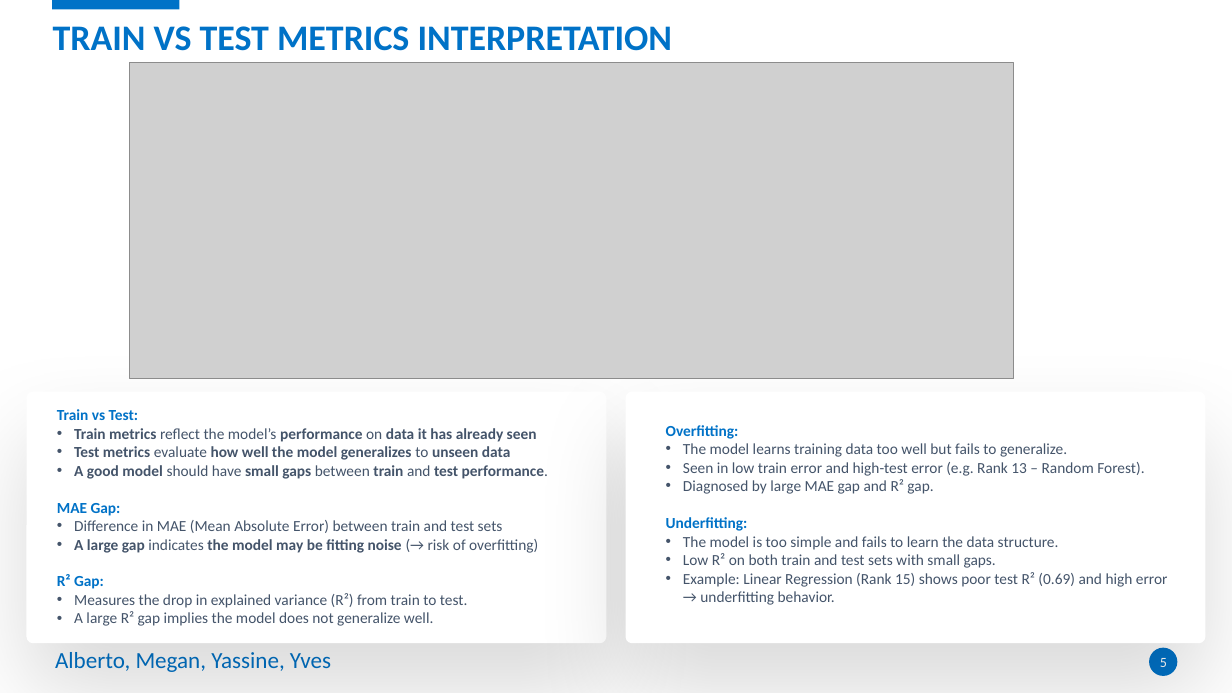
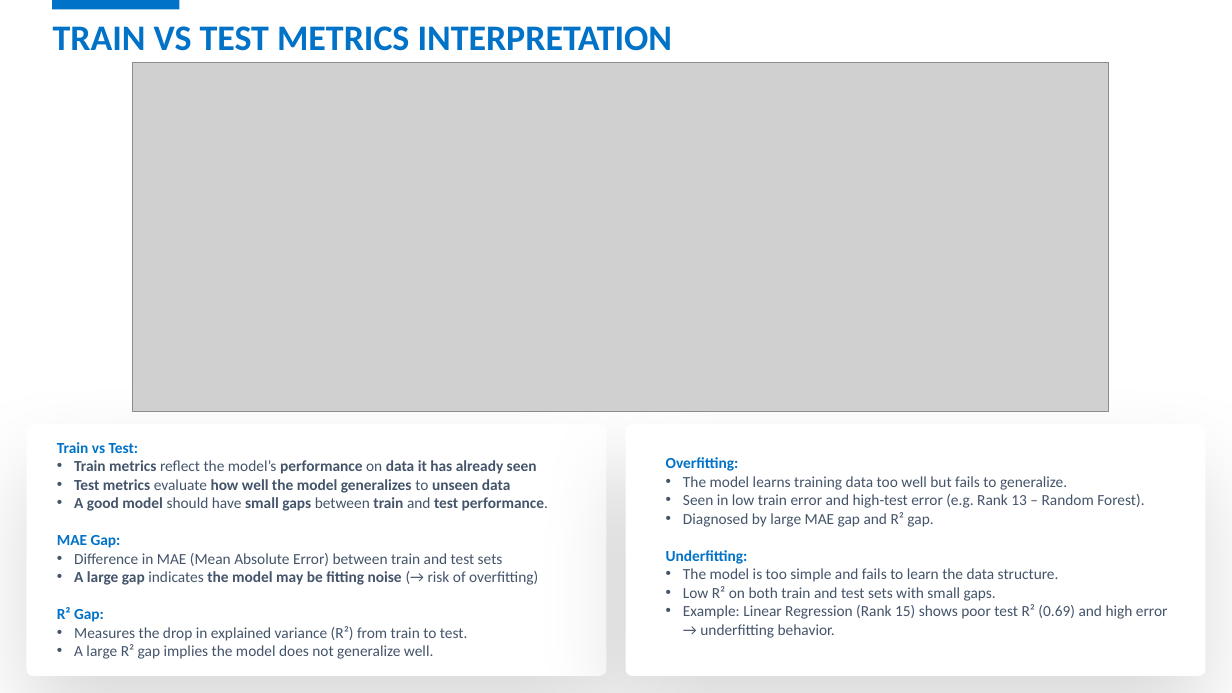
Before and after one commit to meganmarchale/real-estate-price-predictor, a slide deck: slide 5 of deck/02. Immobweb - Machine Learning.pptx. Drawn at 1232x693 pixels with LibreOffice and Linux fonts; fonts in the diff are those of the drawing; grey boxes stand for pictures. Boxes give left, top, right and bottom in pixels: in the first picture for what was removed or moved away, otherwise in the second. Text is boxed around its words. In the diff, an @@ line names an element or a change of style, - is before the commit and + after.

```diff
--- a/deck/02. Immobweb - Machine Learning.pptx
+++ b/deck/02. Immobweb - Machine Learning.pptx
@@ picture: place and size @@
-picture at [129,63,1014,379]
+picture at [132,63,1108,412]
@@ 2 texts, 2 rounded rectangles: place and size @@
-2 texts, 2 rounded rectangles at [27,392,1205,643]
+2 texts, 2 rounded rectangles at [27,424,1205,676]
@@ page number removed at [1160,658,1167,667] @@
-5
```
Also in this commit, not shown: 1 other slide changed.
